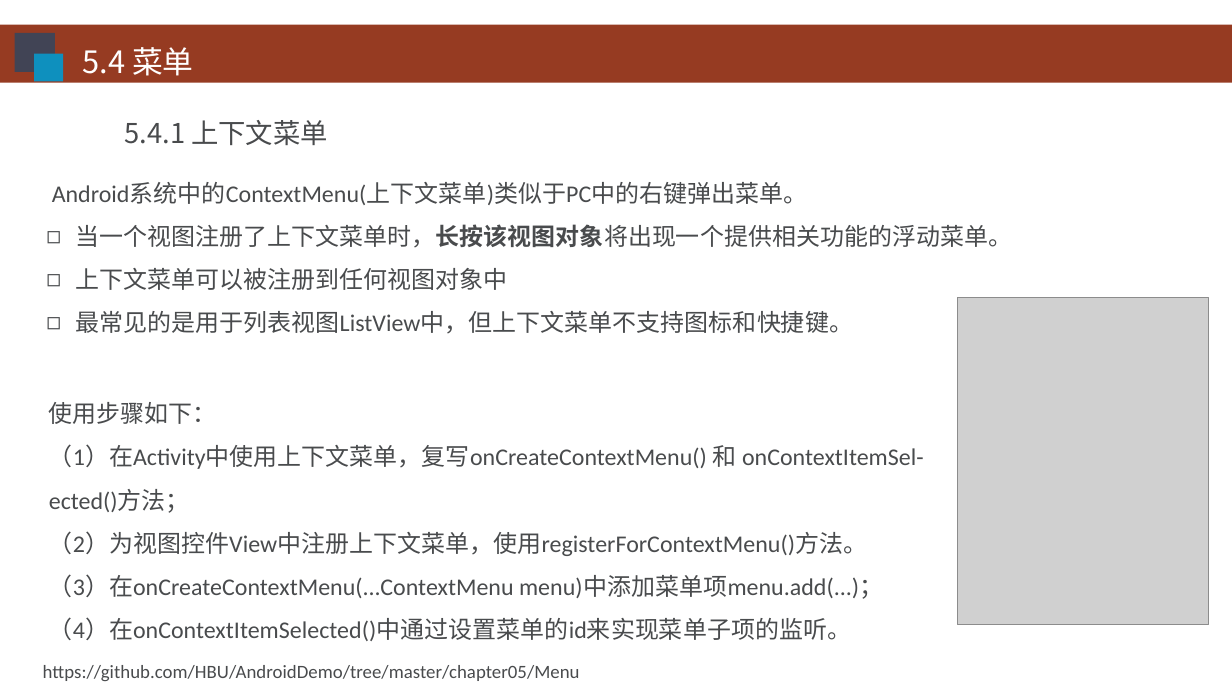
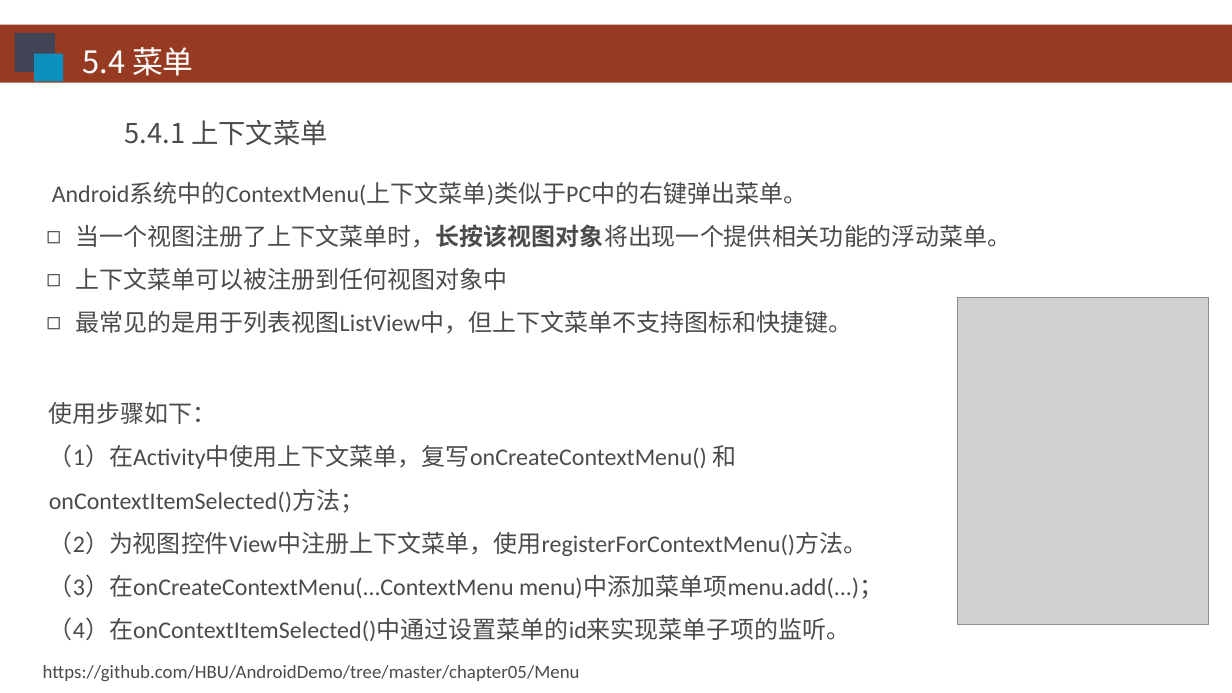
Before and after one commit to HBU/Android-PPT, a slide deck: slide 33 of 03.0 -- 用户界面 -- 第05章.ppt. Drawn at 1232x693 pixels with LibreOffice and Linux fonts; fonts in the diff are those of the drawing; grey boxes stand for pictures; background and template pictures are left out. Boxes give left, top, right and bottom in pixels: in the first picture for what was removed or moved away, otherwise in the second. Text is boxed around its words. In the diff, an @@ line names an element or a change of style, - is before the commit and + after.

```diff
--- a/03.0 -- 用户界面 -- 第05章.ppt
+++ b/03.0 -- 用户界面 -- 第05章.ppt
@@ text at (49,444,737,513): text changed @@
-（1）在Activity中使用上下文菜单，复写onCreateContextMenu() 和 onContextItemSel- ected()方法；
+（1）在Activity中使用上下文菜单，复写onCreateContextMenu() 和 onContextItemSelected()方法；
```
Also in this commit, not shown: 2 other slides changed, 1 other file.
